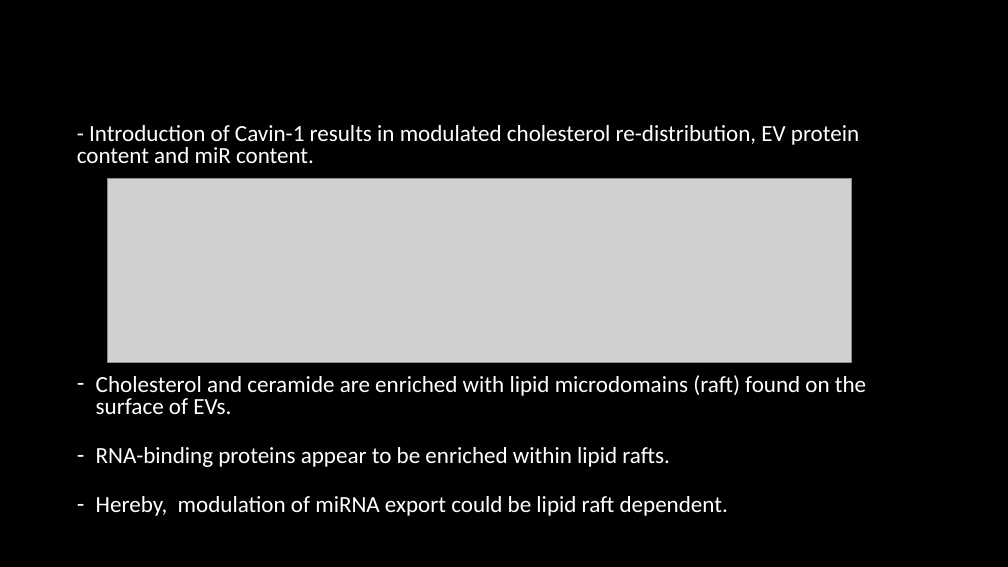
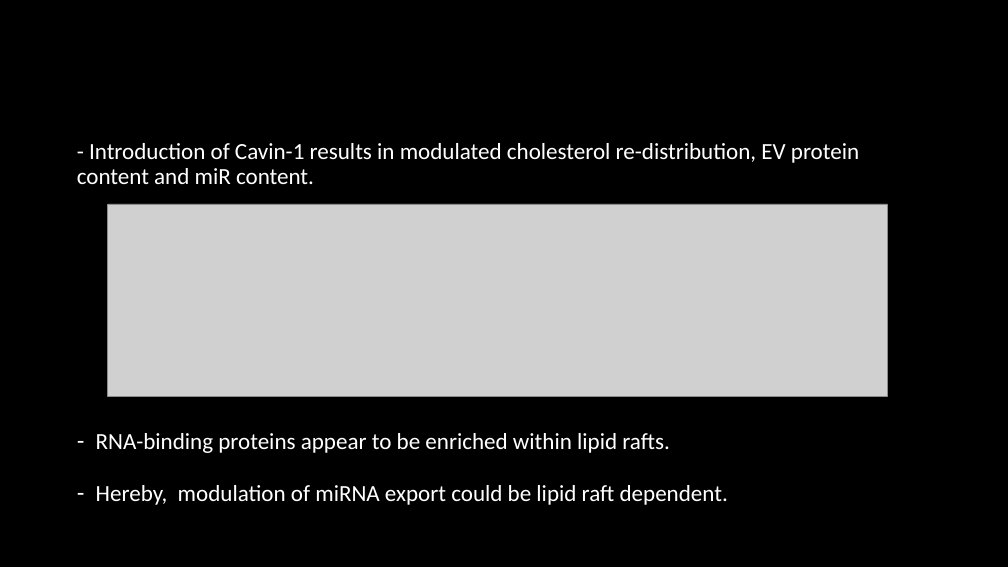
Before and after one commit to HarleyRobinson/Honours2, a slide deck: slide 7 of BackgroundInfo/Selective export of microRNA via extracellular vesicles.pptx (slide 6 before the commit). Drawn at 1008x567 pixels with LibreOffice and Linux fonts; fonts in the diff are those of the drawing; grey boxes stand for pictures; background and template pictures are left out. Boxes give left, top, right and bottom in pixels: in the first picture for what was removed or moved away, otherwise in the second. Text is boxed around its words. In the diff, an @@ line names an element or a change of style, - is before the commit and + after.

```diff
--- a/BackgroundInfo/Selective export of microRNA via extracellular vesicles.pptx
+++ b/BackgroundInfo/Selective export of microRNA via extracellular vesicles.pptx
@@ text "- Introduction of Cavin-1 results ..." moved from (x1=77, y1=125, x2=866, y2=516) to (x1=77, y1=143, x2=859, y2=505) @@
@@ text "- Introduction of Cavin-1 results ..." at (x1=77, y1=143, x2=859, y2=505): line spacing 0.8 to 0.9; line spacing 1.4 to 1.5 @@
@@ picture resized from (x1=107, y1=178, x2=851, y2=362) to (x1=107, y1=204, x2=887, y2=396) @@
@@ text at (x1=96, y1=375, x2=866, y2=414): paragraph removed @@
-– Cholesterol and ceramide are enriched with lipid microdomains (raft) found on the surface of EVs.
```
Also in this commit, not shown: 9 other slides changed, 1 slide added, 20 other files.
